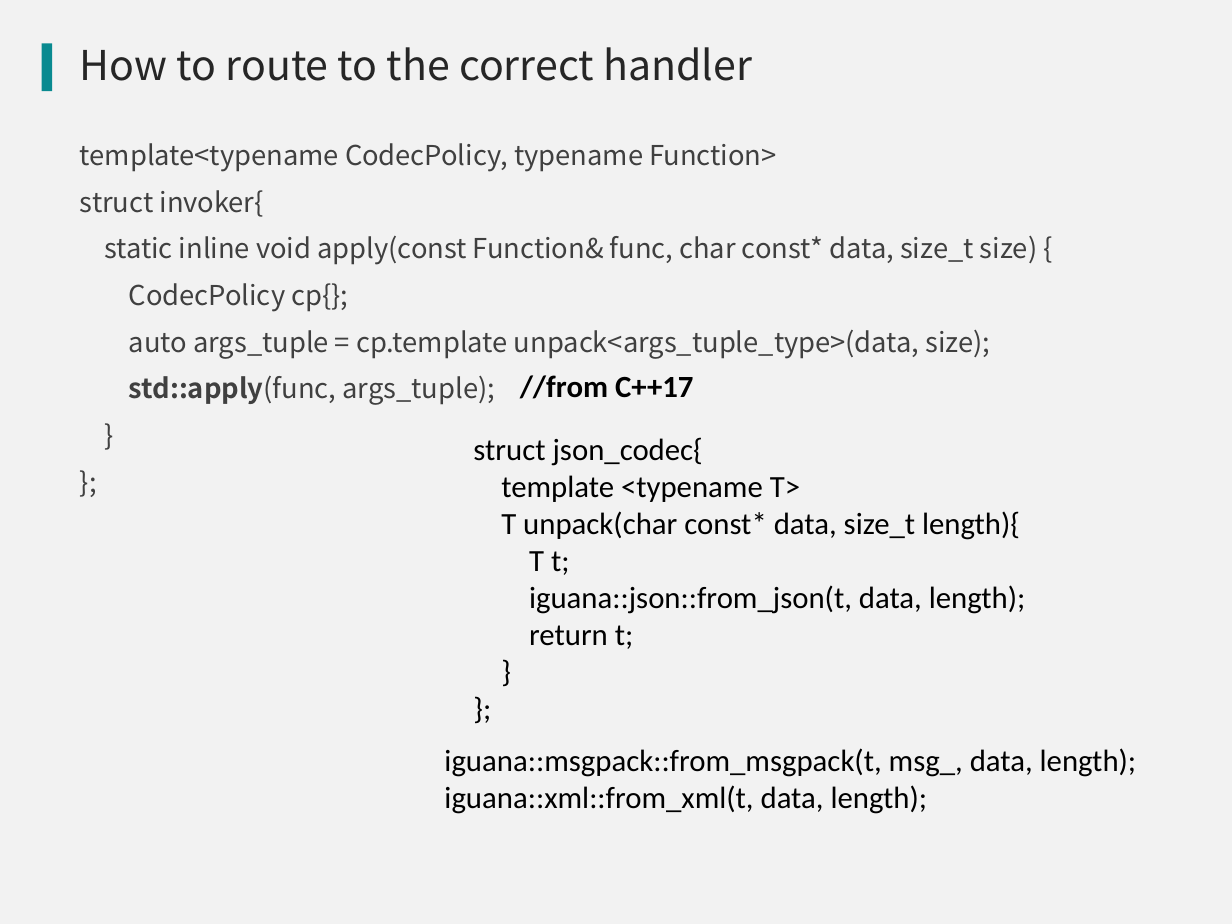
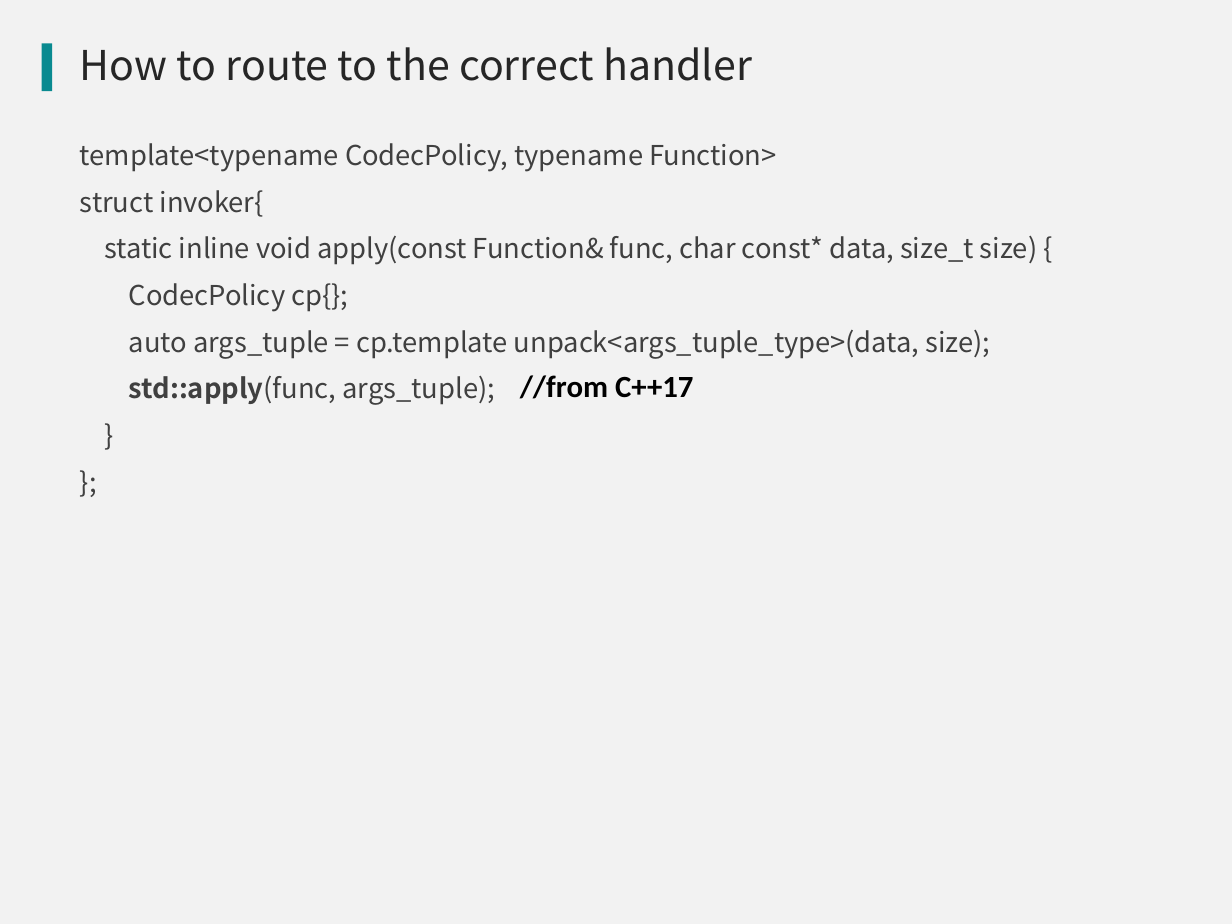
Before and after one commit to qicosmos/cppnow2017-ppt, a slide deck: slide 27 of An easy to use RPC framework implemented by c++11 and c++14.pptx. Drawn at 1232x924 pixels with LibreOffice and Linux fonts; fonts in the diff are those of the drawing; background and template pictures are left out. Boxes give left, top, right and bottom in pixels: in the first picture for what was removed or moved away, otherwise in the second. Text is boxed around its words. In the diff, an @@ line names an element or a change of style, - is before the commit and + after.

```diff
--- a/An easy to use RPC framework implemented by c++11 and c++14.pptx
+++ b/An easy to use RPC framework implemented by c++11 and c++14.pptx
@@ text removed at (473, 437, 1026, 649) @@
-struct json_codec{
-template <typename T>
-T unpack(char const* data, size_t length){
-T t;
-iguana::json::from_json(t, data, length);
-return t;
-}
-};
@@ text removed at (444, 748, 1136, 814) @@
-iguana::msgpack::from_msgpack(t, msg_, data, length);
-iguana::xml::from_xml(t, data, length);
```
Also in this commit, not shown: 2 other slides changed, 2 slides added.
